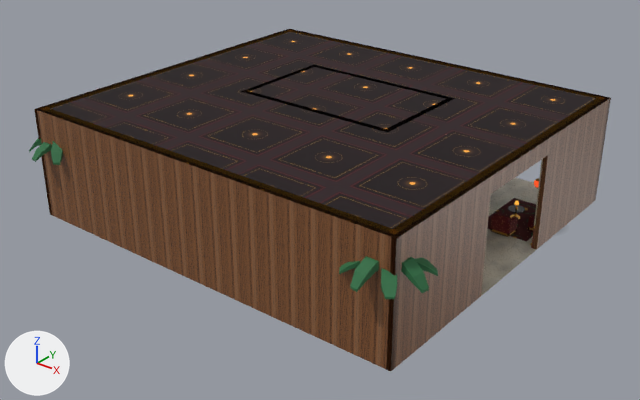
Before and after pictures for a commit that changed the glTF model tools/paquet_essai/casino_minuit/decor/zone-R-LOBBY.glb.
Camera for both pictures: a camera (50 mm lens) standing at (4.2, -51.8, 19.4) and looking at (-19.7, -22.0, 0.9). The lights are fixed; the arrows at lower left show +X, +Y and +Z. The first picture is the older version. Where no turn or scale is listed for an object, it has been applied to the vertices.

The first picture shows 'props.001', 'props.002', 'static', 'static.001', 'static.002', 'static.004', 'static.009' and 2 more.
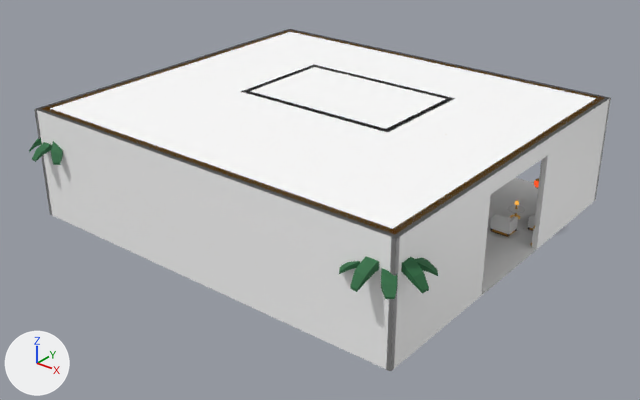
The change, as a diff of the scene's bpy script:
```diff
--- a/tools/paquet_essai/casino_minuit/decor/zone-R-LOBBY.glb.py
+++ b/tools/paquet_essai/casino_minuit/decor/zone-R-LOBBY.glb.py
@@ img_matiere_png @@
+img_matiere_png = load_image('matiere.png', 'tex/matiere.png', 1, 1, 'sRGB')
@@ mat_da_marbrecreme @@
 mat_da_marbrecreme = principled_material('da.marbreCreme')
-mat_da_marbrecreme.texture = img_3674ae9da73096e6_png
+mat_da_marbrecreme.texture = img_matiere_png
 mat_da_marbrecreme.roughness = 0.32
@@ mat_da_plafondbas @@
 mat_da_plafondbas = principled_material('da.plafondBas')
-mat_da_plafondbas.texture = img_9be791e16c2f94d6_png
+mat_da_plafondbas.texture = img_matiere_png
 mat_da_plafondbas.roughness = 1.0
@@ mat_da_boisclair @@
 mat_da_boisclair = principled_material('da.boisClair')
-mat_da_boisclair.texture = img_33e6a7eab6c439f0_png
+mat_da_boisclair.texture = img_matiere_png
 mat_da_boisclair.roughness = 0.4
@@ mat_da_velours @@
 mat_da_velours = principled_material('da.velours')
-mat_da_velours.texture = img_8d906cff494a1f8f_png
+mat_da_velours.texture = img_matiere_png
 mat_da_velours.roughness = 0.9
@@ mat_da_moquetted @@
 mat_da_moquetted = principled_material('da.moquetteD')
-mat_da_moquetted.texture = img_87d598e70fb27d20_png
+mat_da_moquetted.texture = img_matiere_png
 mat_da_moquetted.roughness = 0.95
```

Changed parts and their boxes [x1, y1, x2, y2] in the pictures (640 x 400 px):
'static.002', surface changed (brown to grey): [34, 29, 611, 371] in both
'static.001', surface changed (lighter): [36, 30, 609, 239] in both
'static', surface changed (lighter): [481, 159, 543, 296] in both
'static.009', surface changed (black to grey): [487, 198, 536, 242] in both
'props.002', surface changed (red to grey): [491, 211, 535, 234] in both
